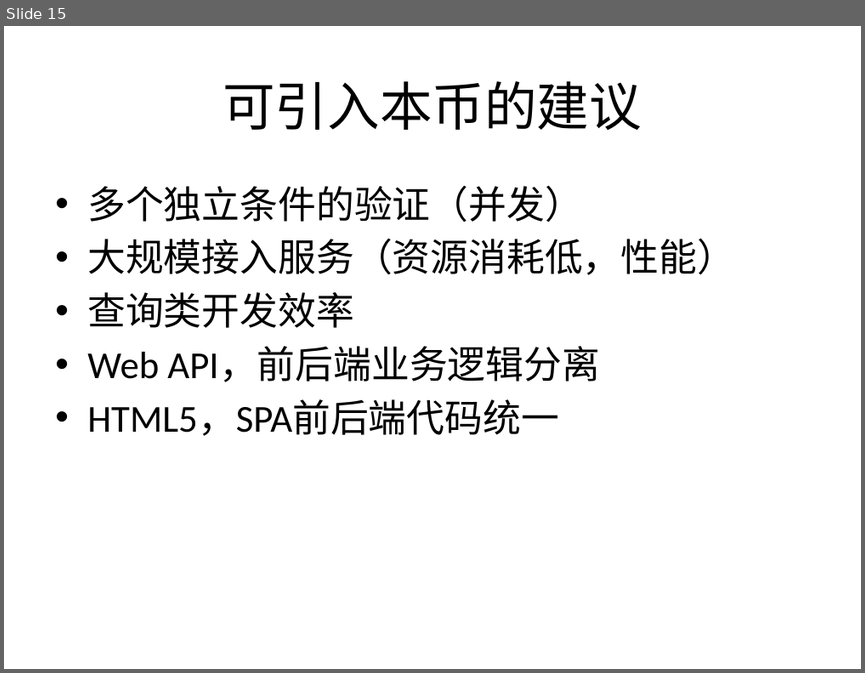
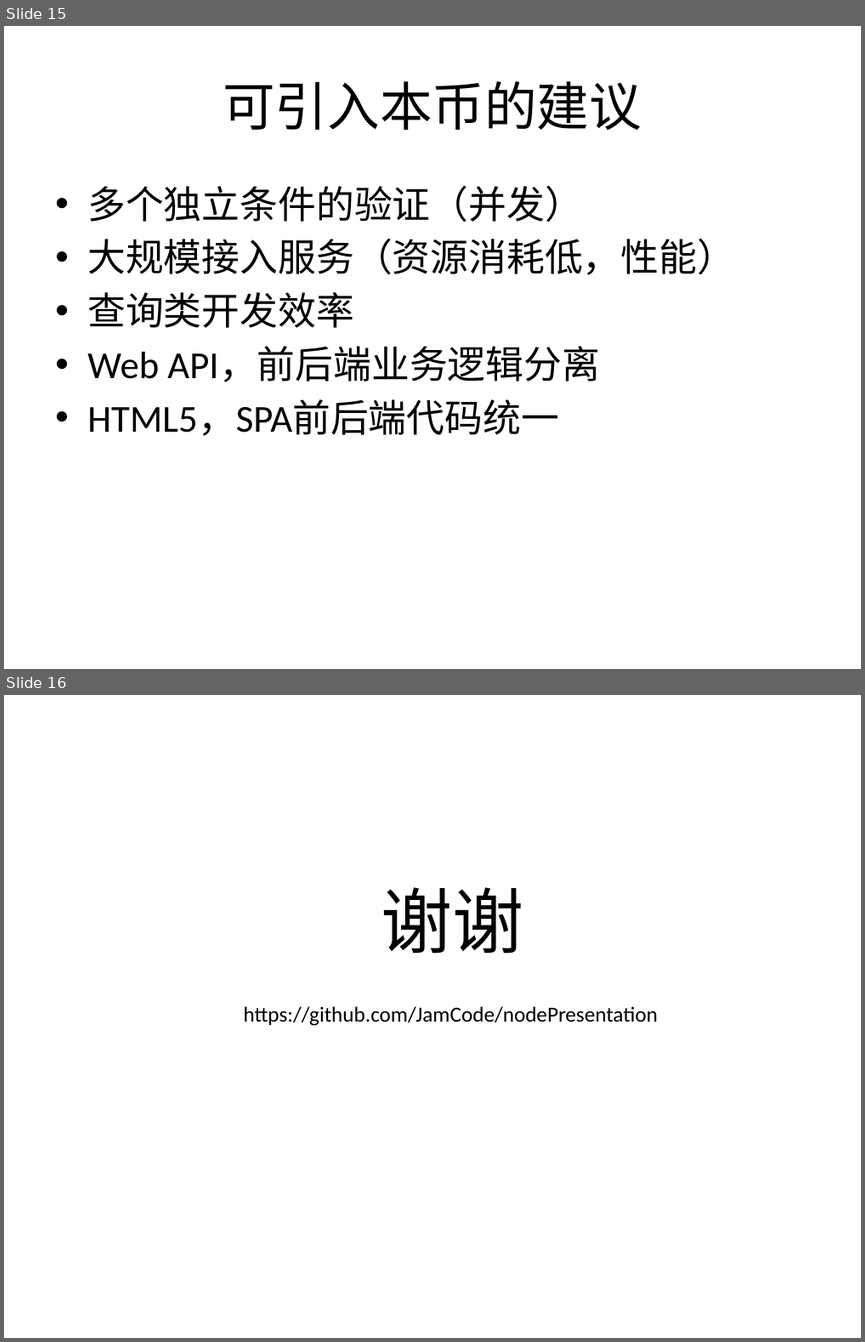
Before and after one commit to JamCode/nodePresentation, a slide deck: 演示文稿2.pptx. Shown one above the other, each under a label of ours: slide 15 before the commit, slides 15 and 16 after it. The pictures are 865x673 and 865x1342 pixels, drawn with LibreOffice and Linux fonts; fonts in the diff are those of the drawing. Boxes give left, top, right and bottom in pixels: in the first picture for what was removed or moved away, otherwise in the second. Text is boxed around its words. In the diff, an @@ line names an element or a change of style, - is before the commit and + after.

```diff
--- a/演示文稿2.pptx
+++ b/演示文稿2.pptx
@@ slide 16 added at <box>4,695,861,1338</box>, background #FFFFFF @@
@@ text added at <box>381,887,523,953</box>, 60 pt, text #000000 @@
+谢谢
@@ text added at <box>244,1006,658,1026</box>, 18 pt, text #000000 @@
+https://github.com/JamCode/nodePresentation
```
Also in this commit, not shown: 1 slide changed, 4 other files.
